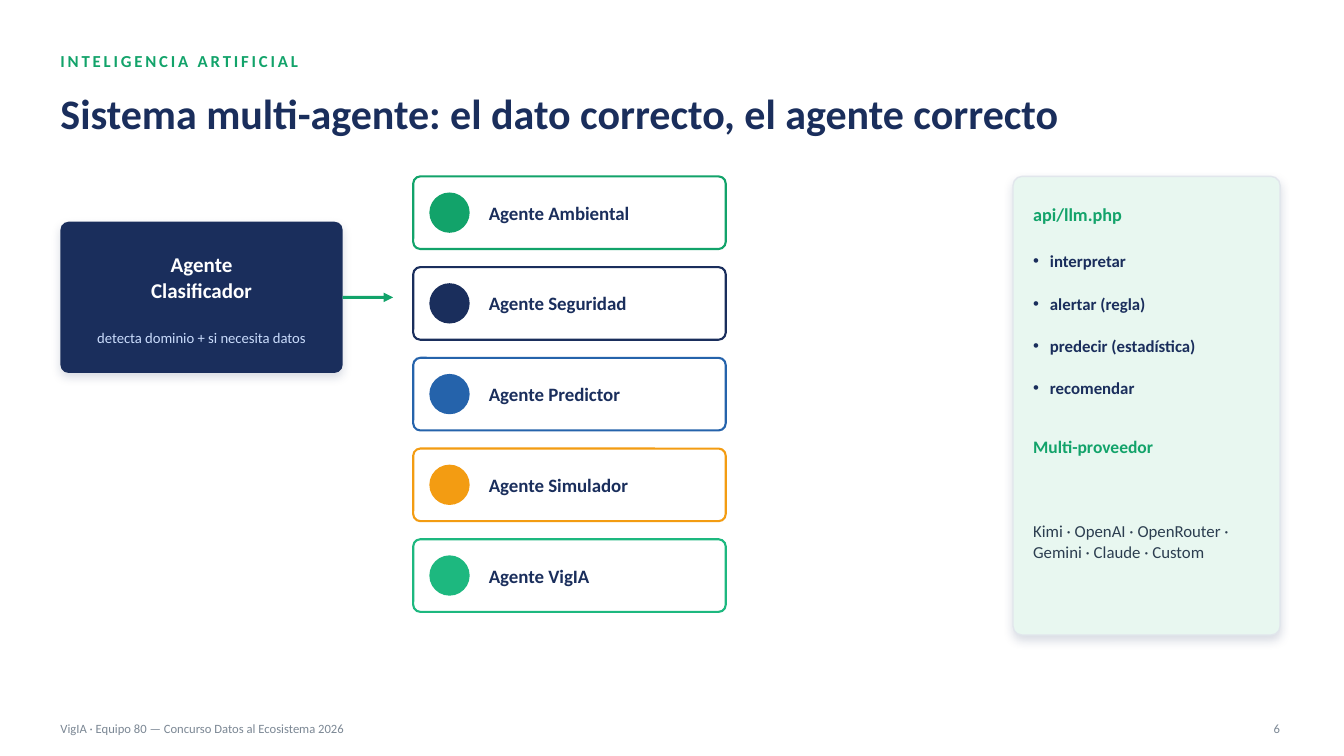
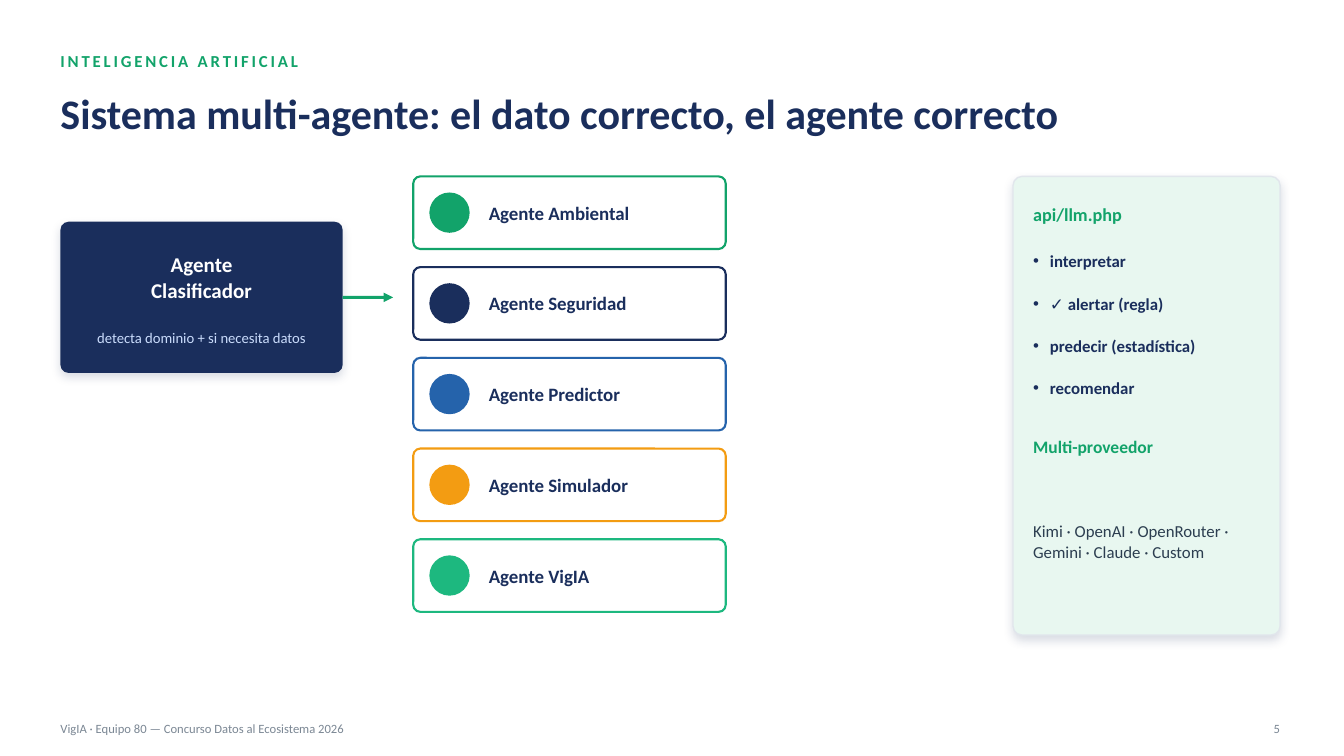
Before and after one commit to iandresnovaf/vigia, a slide deck: slide 7 of docs/presentacion/VigIA-Equipo80.pptx. Drawn at 1344x756 pixels with LibreOffice and Linux fonts; fonts in the diff are those of the drawing. Boxes give left, top, right and bottom in pixels: in the first picture for what was removed or moved away, otherwise in the second. Text is boxed around its words. In the diff, an @@ line names an element or a change of style, - is before the commit and + after.

```diff
--- a/docs/presentacion/VigIA-Equipo80.pptx
+++ b/docs/presentacion/VigIA-Equipo80.pptx
@@ text at [1068,297,1163,313]: text changed @@
-• alertar (regla)
+• ✓ alertar (regla)
```
Also in this commit, not shown: 14 other slides changed, 1 slide added.
